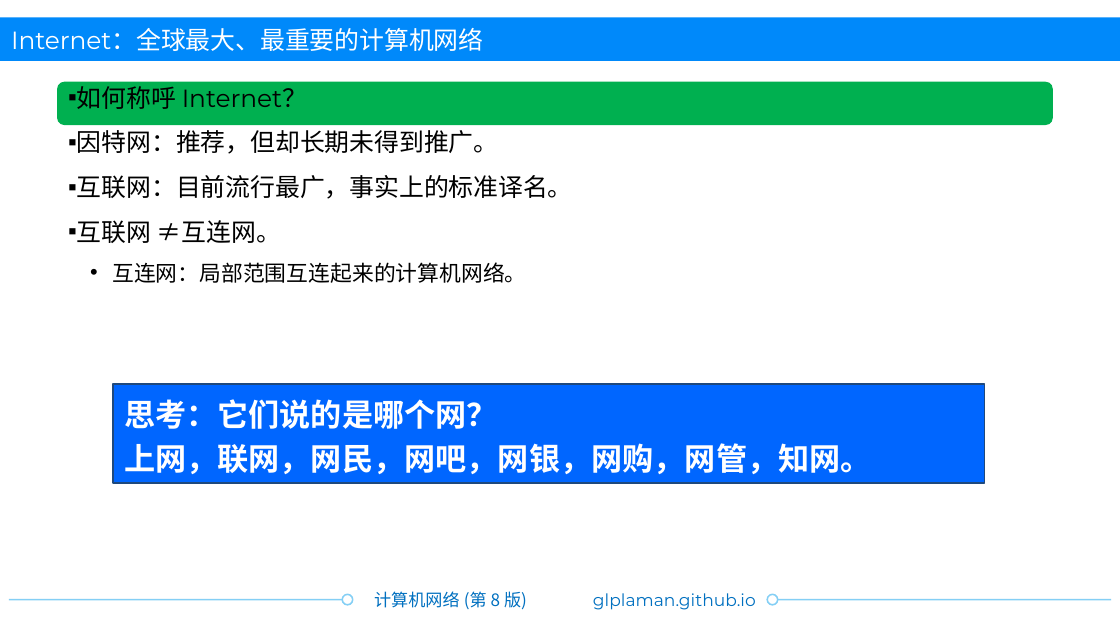
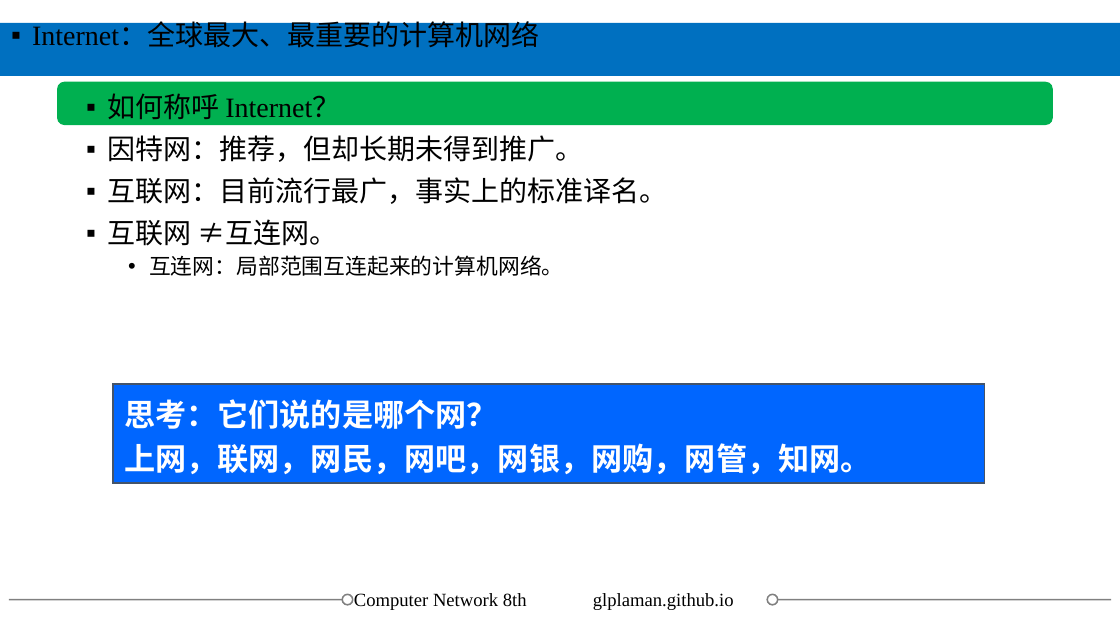
Before and after one commit to glplaman/glplaman.github.io, a slide deck: slide 7 of network/ppt/chap1.pptx. Drawn at 1120x630 pixels with LibreOffice and Linux fonts; fonts in the diff are those of the drawing; background and template pictures are left out. Boxes give left, top, right and bottom in pixels: in the first picture for what was removed or moved away, otherwise in the second. Text is boxed around its words. In the diff, an @@ line names an element or a change of style, - is before the commit and + after.

```diff
--- a/network/ppt/chap1.pptx
+++ b/network/ppt/chap1.pptx
@@ text "Internet：全球最大、最重要的计算机网络" at [32,24,539,48]: size 16 to 18 pt, font Montserrat to Times New Roman, text colour #FFFFFF to #000000; bullet none to ▪; line spacing 1 to 0.8; more space between paragraphs; vertical alignment middle to top @@
@@ rectangle: place and size @@
-rectangle at [0,18,1120,62]
+rectangle at [0,24,1120,76]
@@ rectangle at [0,24,1120,76]: fill #0089FA to #0070C0 @@
@@ text "如何称呼 Internet？": place and size @@
-text "如何称呼 Internet？" at [77,81,573,283]
+text "如何称呼 Internet？" at [107,93,667,276]
@@ text "如何称呼 Internet？" at [107,93,667,276]: size 16 to 18 pt in "如何称呼 Internet？", "因特网：推荐，但却长期未得到推广。", "互联网：目前流行最广，事实上的标准译名。", "互联网 ≠互连网。"; font Montserrat to Times New Roman; indent changed; line spacing 1.5 to 0.9; more space between paragraphs @@
@@ rectangle "思考：它们说的是哪个网？" at [113,384,984,484]: outline #1F497D 1 pt to #44546A 1 pt @@
@@ line (9, 599) - (353, 599): stroke #84CFF5 1 pt to #808080 1 pt @@
@@ ellipse at [343,595,353,605]: outline #84CFF5 1 pt to #808080 1 pt @@
@@ text added at [354,593,527,610], 12 pt, text #000000 @@
+Computer Network 8th
@@ text removed at [374,591,527,610] @@
-计算机网络 (第 8 版)
@@ text "glplaman.github.io" at [593,593,734,610]: size 11 to 12 pt, font Montserrat to Times New Roman, text colour #0070C0 to #000000 @@
@@ ellipse at [767,595,777,605]: outline #84CFF5 1 pt to #808080 1 pt @@
@@ line (767, 599) - (1111, 599): stroke #84CFF5 1 pt to #808080 1 pt @@
```
Also in this commit, not shown: 149 other slides changed, 22 other files.
